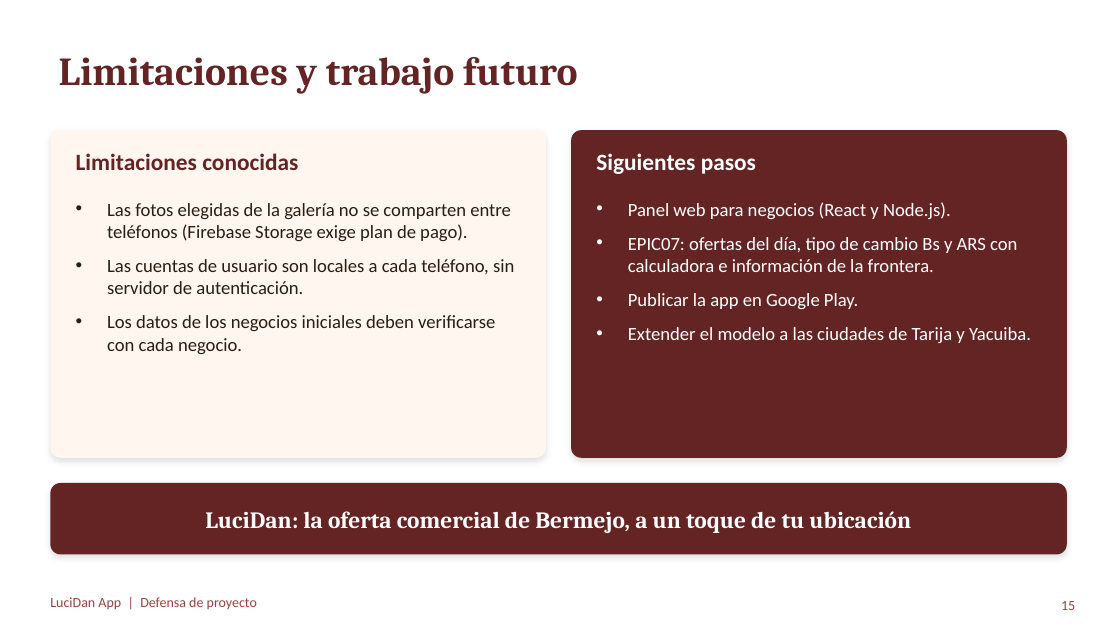
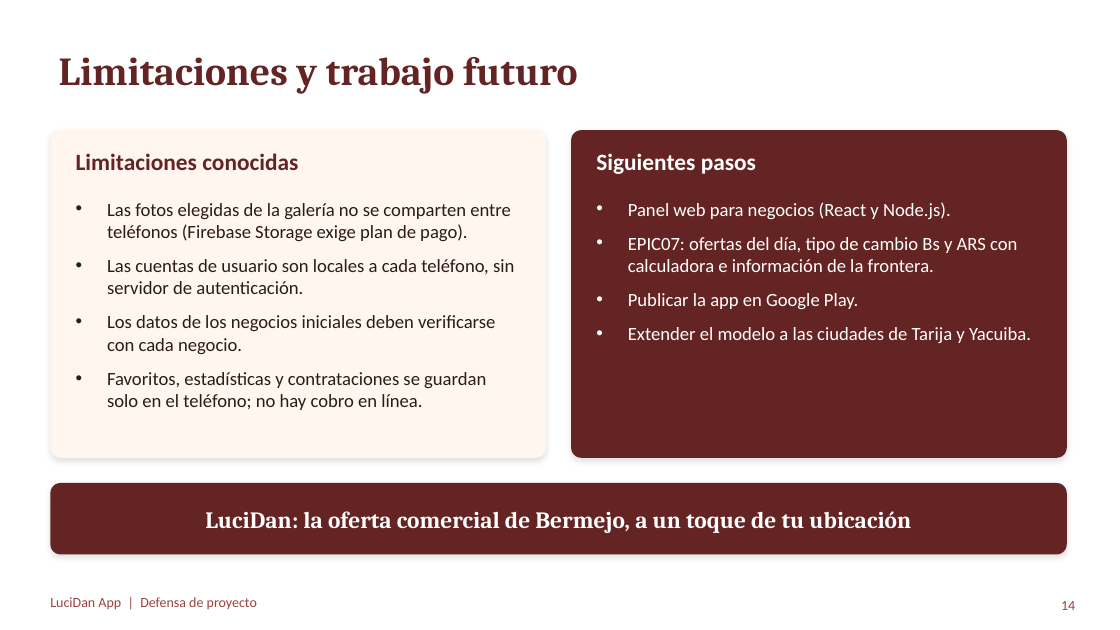
Before and after one commit to chelingo1994/LuciDan, a slide deck: slide 14 of docs/17_Presentacion_Defensa_LuciDan.pptx (slide 15 before the commit). Drawn at 1120x630 pixels with LibreOffice and Linux fonts; fonts in the diff are those of the drawing. Boxes give left, top, right and bottom in pixels: in the first picture for what was removed or moved away, otherwise in the second. Text is boxed around its words. In the diff, an @@ line names an element or a change of style, - is before the commit and + after.

```diff
--- a/docs/17_Presentacion_Defensa_LuciDan.pptx
+++ b/docs/17_Presentacion_Defensa_LuciDan.pptx
@@ text at [107,372,486,410]: paragraph added @@
+• Favoritos, estadísticas y contrataciones se guardan solo en el teléfono; no hay cobro en línea.
@@ page number at [1061,601,1075,610]: text changed @@
-15
+14
```
Also in this commit, not shown: 4 other slides changed, 56 other files.
